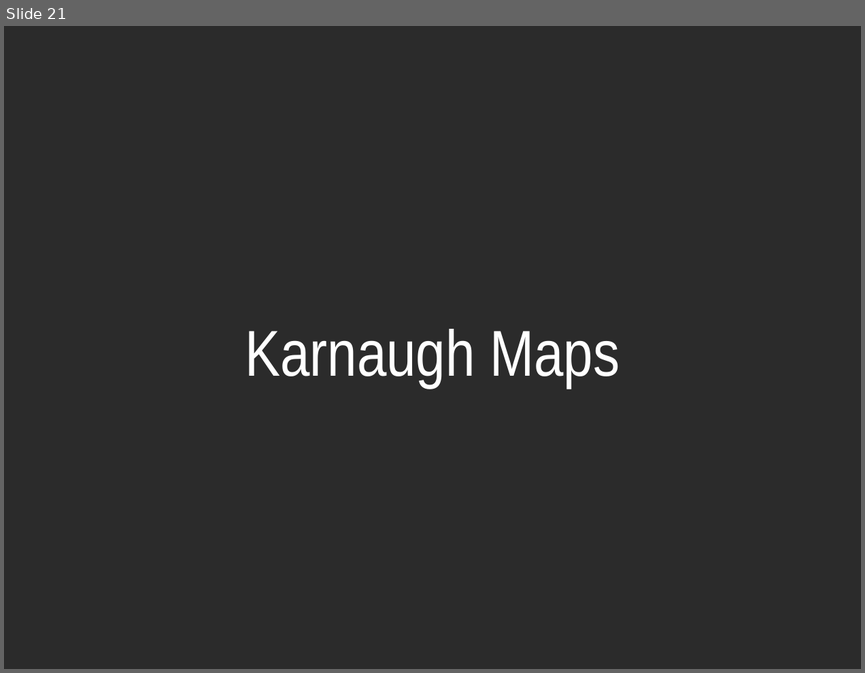
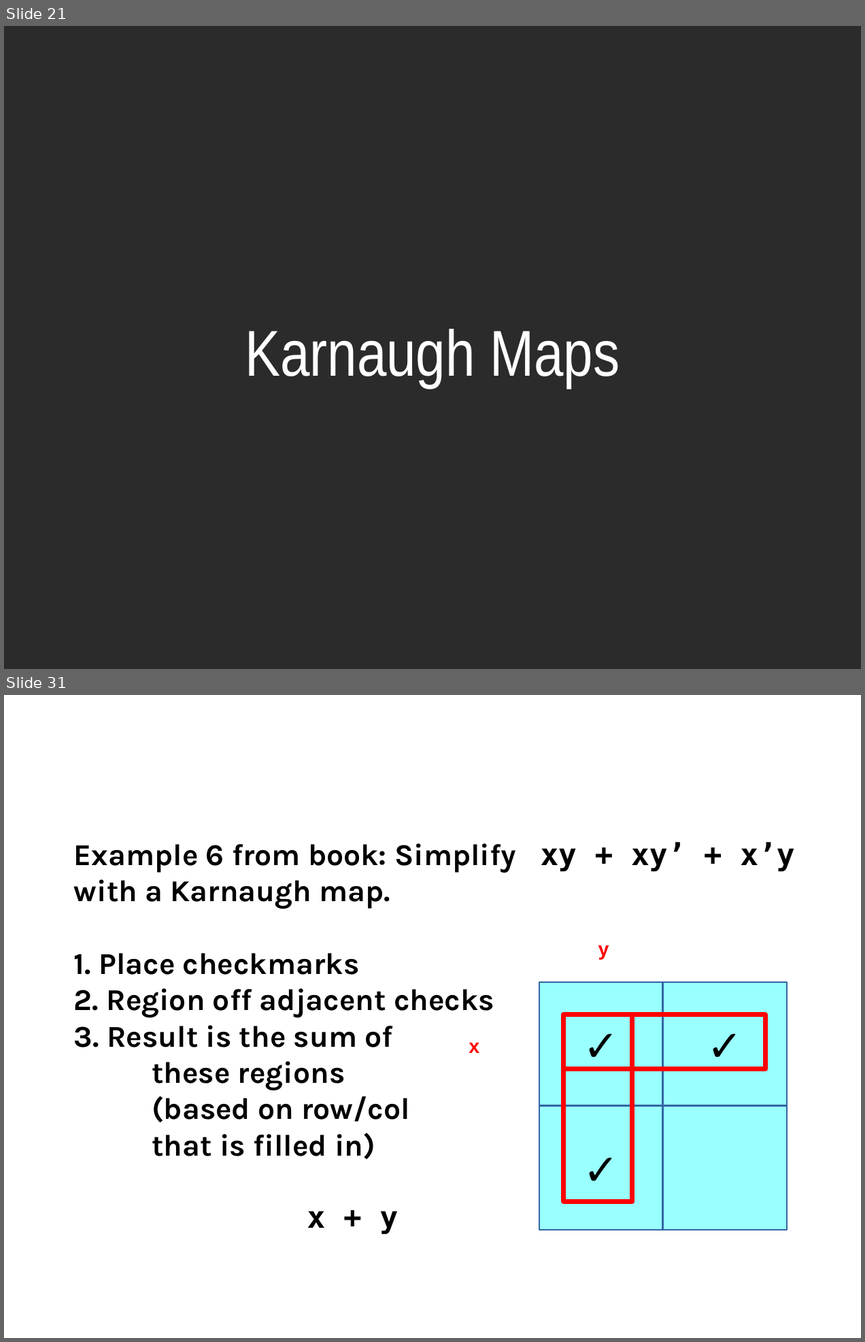
Before and after one commit to nguyenchithien/CS210-Discrete-Structures, a slide deck: Lectures/Lecture Slides 3.5.odp. Shown one above the other, each under a label of ours: slide 21 before the commit, slides 21 and 31 after it; the slides between them are not shown. The pictures are 865x673 and 865x1342 pixels, drawn with LibreOffice and Linux fonts; fonts in the diff are those of the drawing; background and template pictures are left out; a plain dark background stands for a picture behind light text. Boxes give left, top, right and bottom in pixels: in the first picture for what was removed or moved away, otherwise in the second. Text is boxed around its words. In the diff, an @@ line names an element or a change of style, - is before the commit and + after.

```diff
--- a/Lectures/Lecture Slides 3.5.odp
+++ b/Lectures/Lecture Slides 3.5.odp
@@ slide 31 added at (4,695,861,1338), background picture (left out) @@
@@ title added at (47,721,818,828), 60 pt, text #FFFFFF @@
+Practice
@@ text added at (74,842,685,1234), 28 pt, text #000000, bold @@
+Example 6 from book: Simplify xy + xy’ + x’y
+with a Karnaugh map.
+1. Place checkmarks
+2. Region off adjacent checks
+3. Result is the sum of
+these regions
+(based on row/col
+that is filled in)
+x + y
@@ text added at (740,842,794,872), 18 pt, text #FFFFFF, bold @@
+y’
@@ text added at (740,842,794,872), 18 pt, text #FF0000, bold @@
+x
@@ text added at (598,945,609,959), 18 pt, text #FF0000, bold @@
+y
@@ rectangle added at (539,982,664,1106), fill #99FFFF, outline #3465A4 1.45 pt, 40 pt, text #000000 @@
+✓
@@ rectangle added at (662,982,787,1106), fill #99FFFF, outline #3465A4 1.45 pt, 40 pt, text #000000 @@
+✓
@@ rectangle added at (564,1015,765,1069), outline #FF0000 4.31 pt @@
@@ rectangle added at (564,1015,632,1201), outline #FF0000 4.31 pt @@
@@ text added at (468,1042,479,1053), 18 pt, text #FFFFFF, bold @@
+x’
@@ rectangle added at (539,1106,664,1230), fill #99FFFF, outline #3465A4 1.45 pt, 40 pt, text #000000 @@
+✓
@@ rectangle added at (662,1106,787,1230), fill #99FFFF, outline #3465A4 1.45 pt @@
```
Also in this commit, not shown: 5 slides changed, 38 other slides added, 1 other file.
